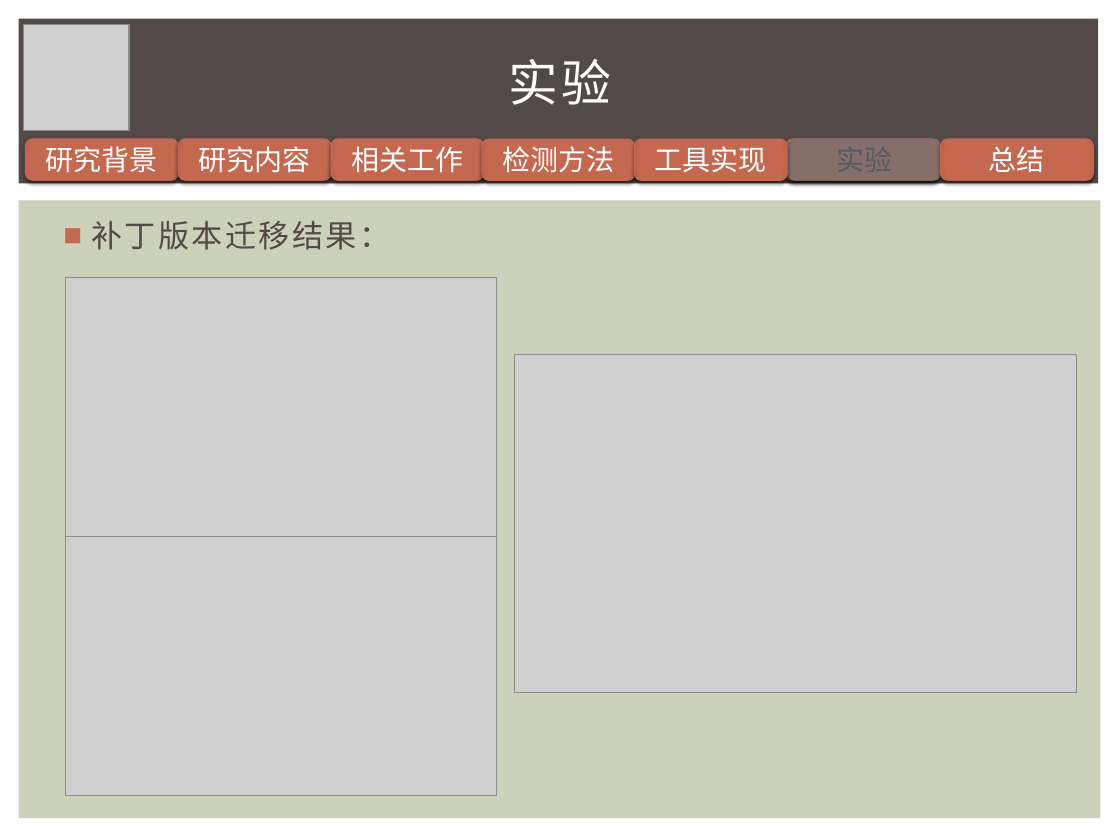
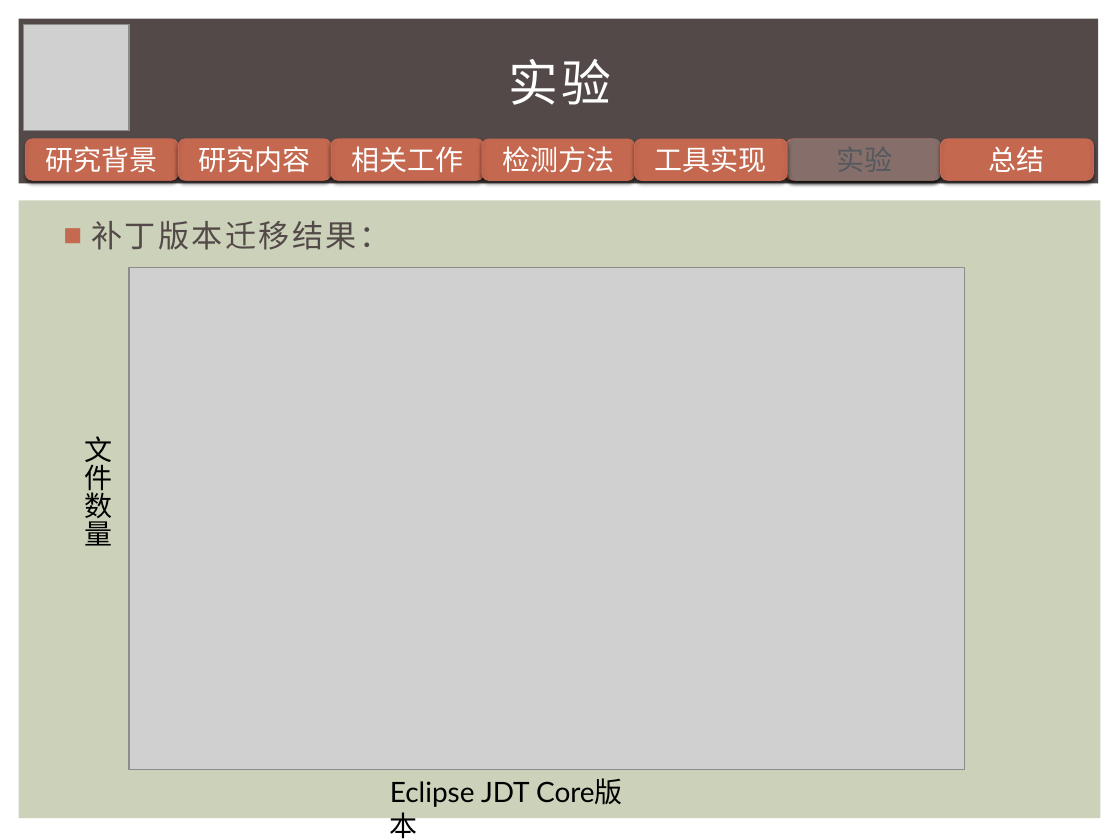
Before and after one commit to iewrer/mythesis, a slide deck: slide 22 of 答辩PPT.pptx (slide 21 before the commit). Drawn at 1120x840 pixels with LibreOffice and Linux fonts; fonts in the diff are those of the drawing; grey boxes stand for pictures. Boxes give left, top, right and bottom in pixels: in the first picture for what was removed or moved away, otherwise in the second. Text is boxed around its words. In the diff, an @@ line names an element or a change of style, - is before the commit and + after.

```diff
--- a/答辩PPT.pptx
+++ b/答辩PPT.pptx
@@ picture resized from (x1=514, y1=354, x2=1076, y2=692) to (x1=129, y1=268, x2=964, y2=771) @@
@@ picture removed at (x1=66, y1=277, x2=497, y2=535) @@
@@ text added at (x1=84, y1=436, x2=112, y2=546), 18 pt, text #000000 @@
+文件数量
@@ picture removed at (x1=66, y1=536, x2=497, y2=795) @@
@@ text added at (x1=390, y1=781, x2=530, y2=807), 18 pt, text #000000 @@
+Eclipse JDT Core版本
```
Also in this commit, not shown: 12 other slides changed, 1 slide added, 37 other files.
